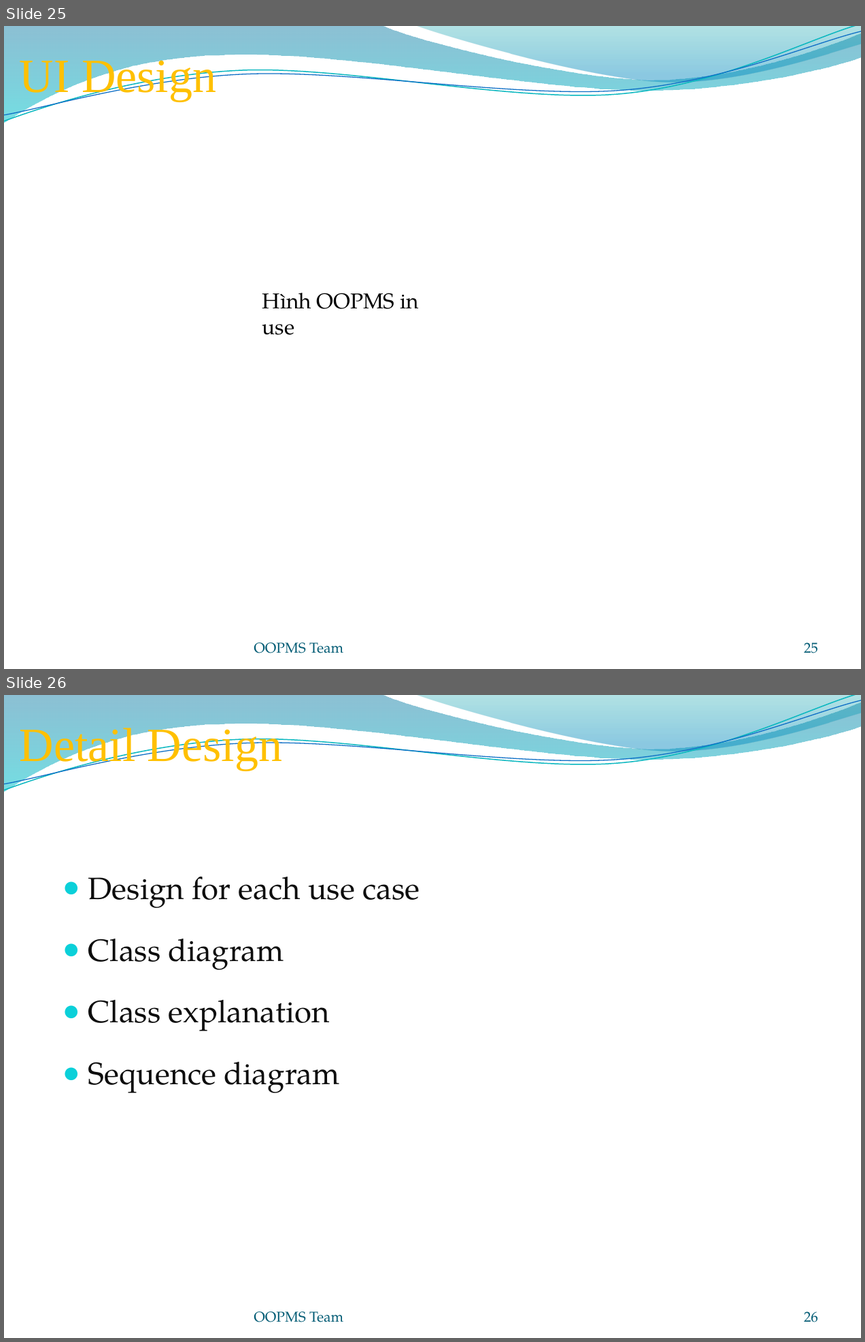
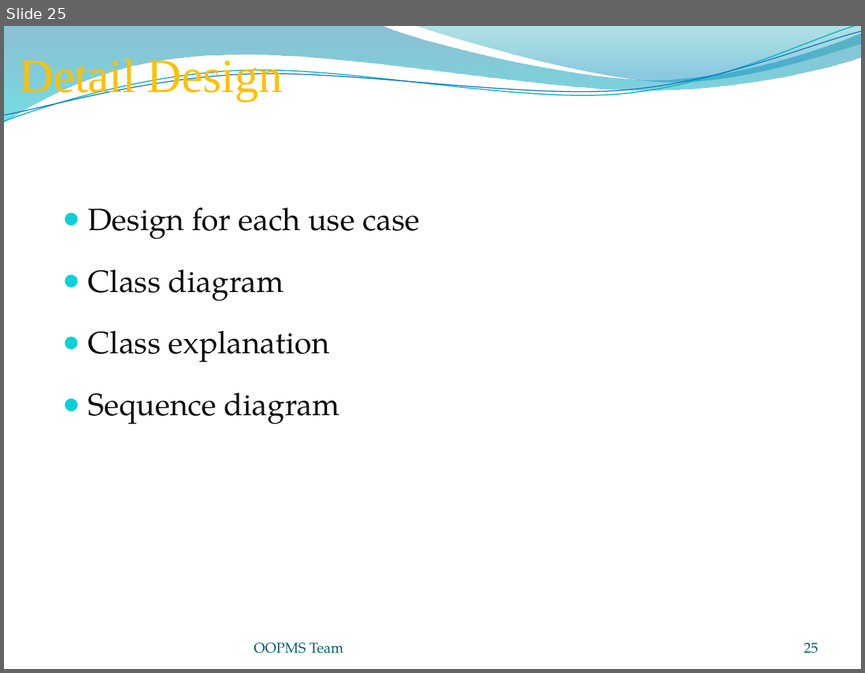
Before and after one commit to gofpattern/oopms, a slide deck: Document/Report/Presentation/OOPMS_Presentation_v1.0.pptx. Shown one above the other, each under a label of ours: slides 25 and 26 before the commit, slide 25 after it. The pictures are 865x1342 and 865x673 pixels, drawn with LibreOffice and Linux fonts; fonts in the diff are those of the drawing; background and template pictures are left out. Boxes give left, top, right and bottom in pixels: in the first picture for what was removed or moved away, otherwise in the second. Text is boxed around its words. In the diff, an @@ line names an element or a change of style, - is before the commit and + after.

```diff
--- a/Document/Report/Presentation/OOPMS_Presentation_v1.0.pptx
+++ b/Document/Report/Presentation/OOPMS_Presentation_v1.0.pptx
@@ slide 25 removed at [4, 26, 861, 669], background picture (left out); not listed: 4 template elements that a slide beside it also shows @@
@@ text removed at [20, 55, 216, 101] @@
-UI Design
@@ text removed at [262, 293, 418, 335] @@
-Hình OOPMS in use
@@ text removed at [254, 642, 343, 653] @@
-OOPMS Team
@@ page number removed at [804, 642, 818, 653] @@
-25
@@ what was slide 26 is now slide 25 @@
@@ page number at [804, 642, 818, 653]: text changed @@
-26
+25
```
Also in this commit, not shown: 3 slides changed, 1 slide added.
